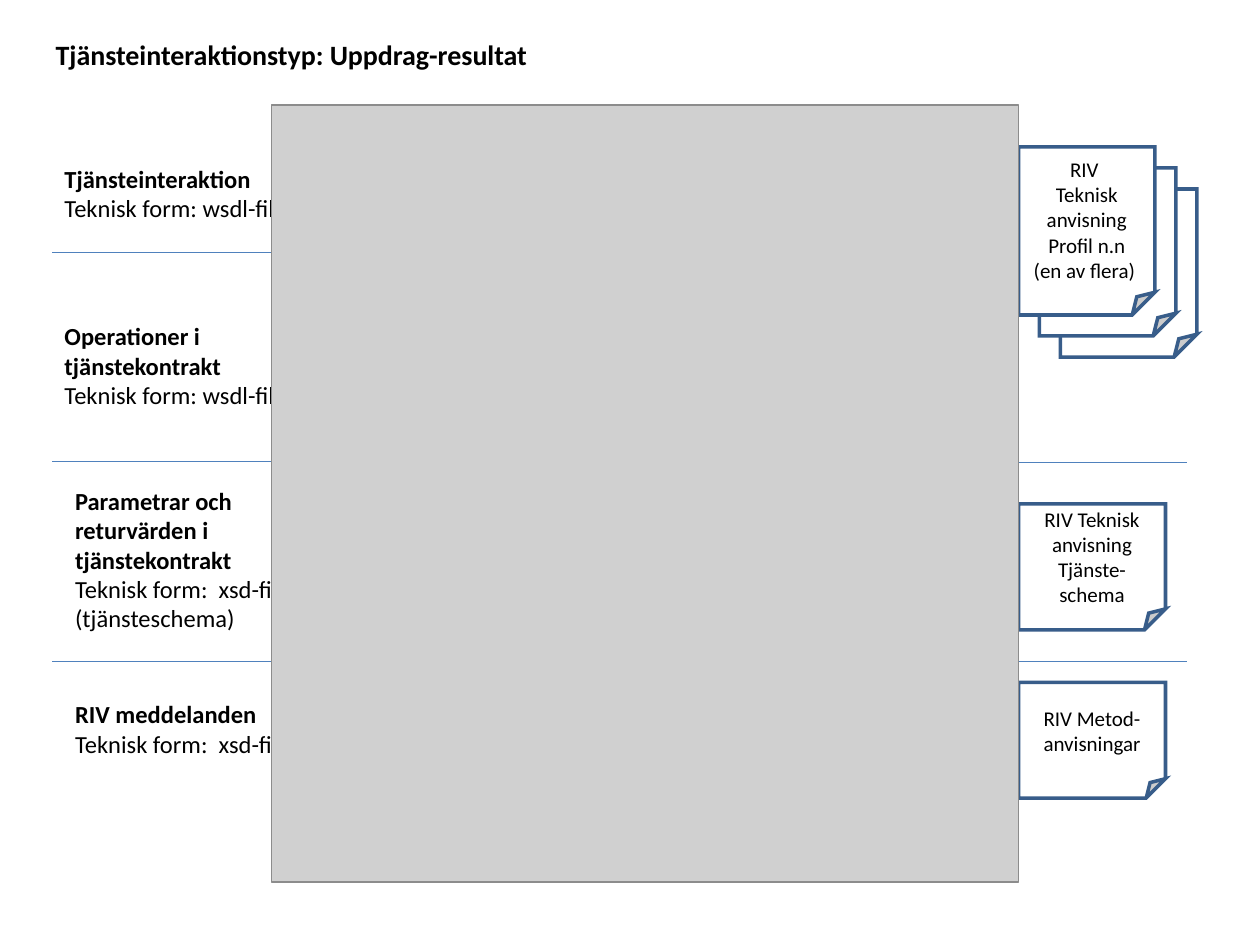
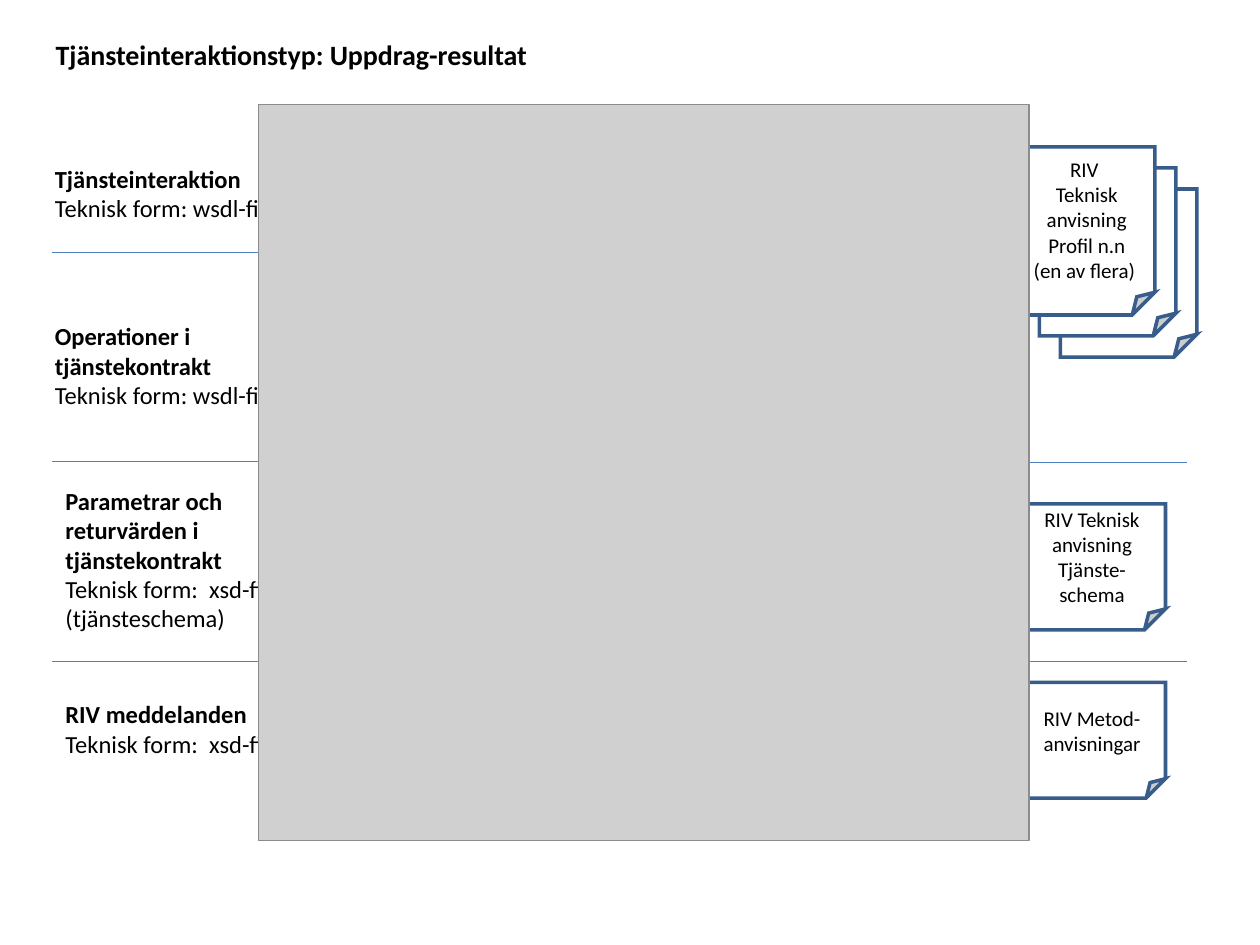
Before and after one commit to admstar/rivta, a slide deck: slide 7 of site/www/images/RIV-förvaltning, Illustrationer.ppt (slide 5 before the commit). Drawn at 1260x945 pixels with LibreOffice and Linux fonts; fonts in the diff are those of the drawing; grey boxes stand for pictures. Boxes give left, top, right and bottom in pixels: in the first picture for what was removed or moved away, otherwise in the second. Text is boxed around its words. In the diff, an @@ line names an element or a change of style, - is before the commit and + after.

```diff
--- a/site/www/images/RIV-förvaltning, Illustrationer.ppt
+++ b/site/www/images/RIV-förvaltning, Illustrationer.ppt
@@ picture: place and size @@
-picture at bbox=[272, 105, 1019, 882]
+picture at bbox=[258, 105, 1028, 840]
@@ 4 texts: place and size @@
-4 texts at bbox=[64, 170, 278, 759]
+4 texts at bbox=[55, 170, 268, 759]
```
Also in this commit, not shown: 6 slides added, 11 other files.
